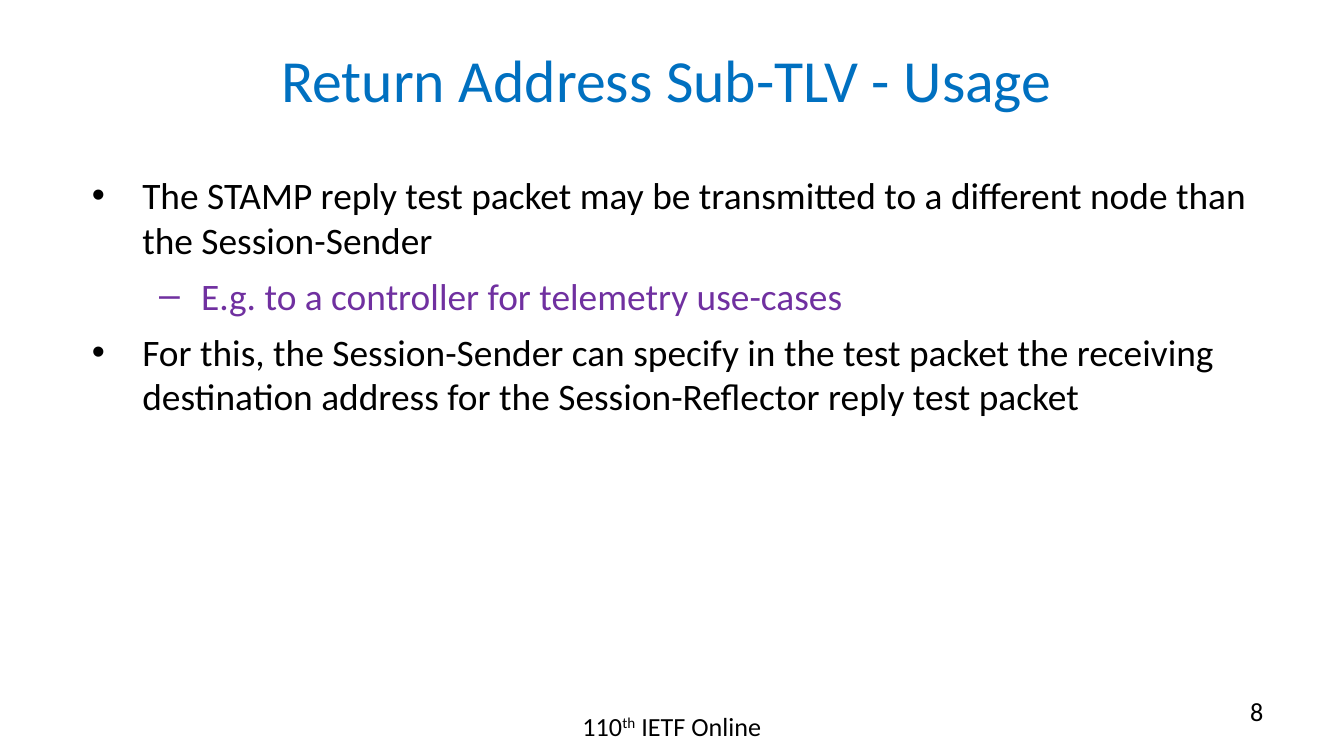
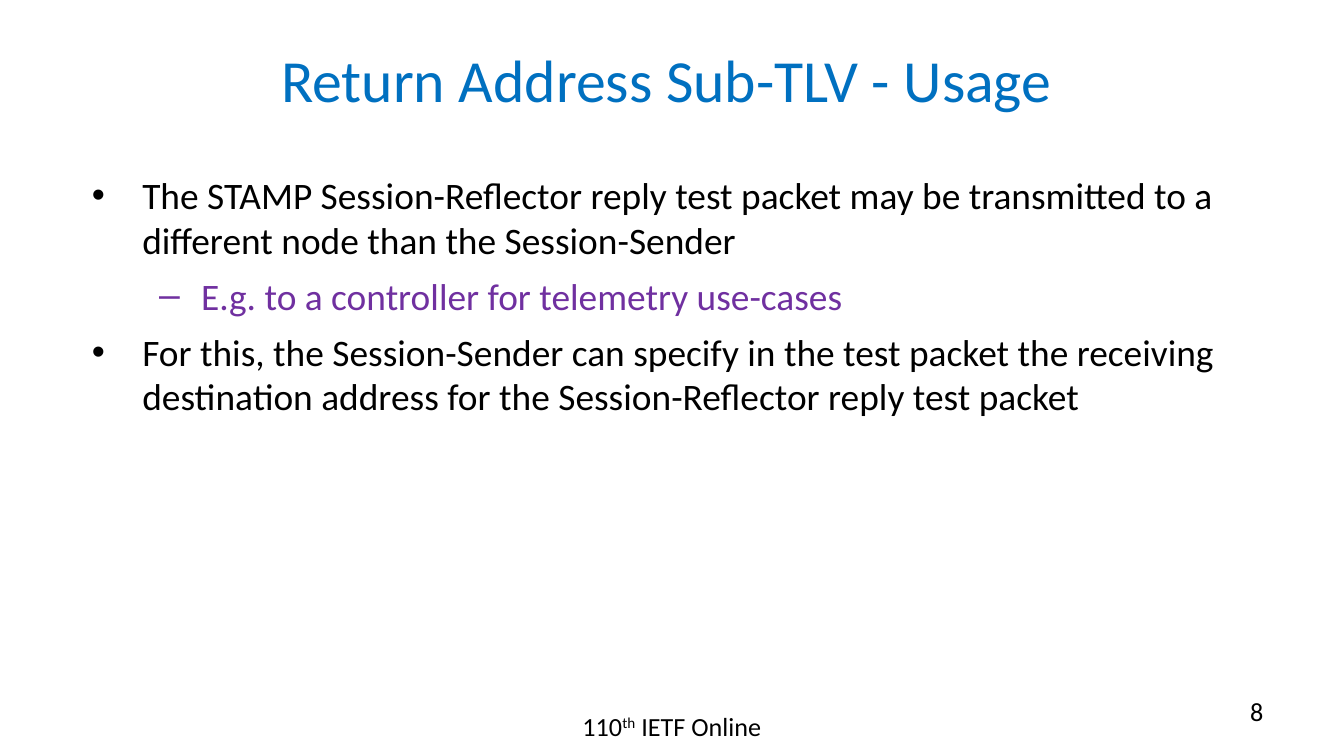
Before and after one commit to rakgandhi/ietf-slides, a slide deck: slide 8 of draft-gandhi-ippm-stamp-srpm-02.pptx. Drawn at 1344x756 pixels with LibreOffice and Linux fonts; fonts in the diff are those of the drawing. Boxes give left, top, right and bottom in pixels: in the first picture for what was removed or moved away, otherwise in the second. Text is boxed around its words. In the diff, an @@ line names an element or a change of style, - is before the commit and + after.

```diff
--- a/draft-gandhi-ippm-stamp-srpm-02.pptx
+++ b/draft-gandhi-ippm-stamp-srpm-02.pptx
@@ text at (142, 183, 1212, 255): text changed @@
-• The STAMP reply test packet may be transmitted to a different node than the Session-Sender
+• The STAMP Session-Reflector reply test packet may be transmitted to a different node than the Session-Sender
```
Also in this commit, not shown: 3 other slides changed, 3 other files.
